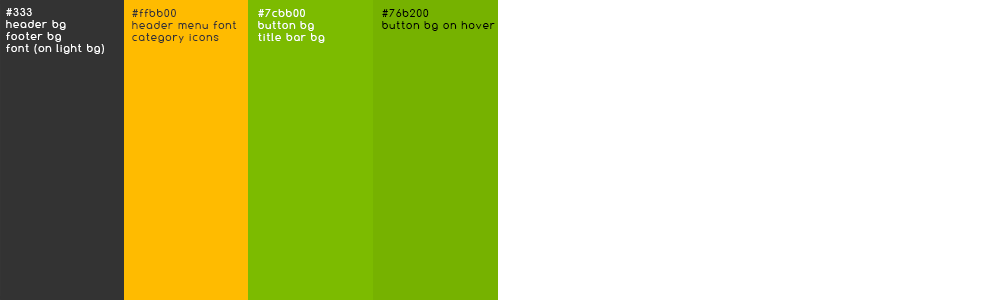
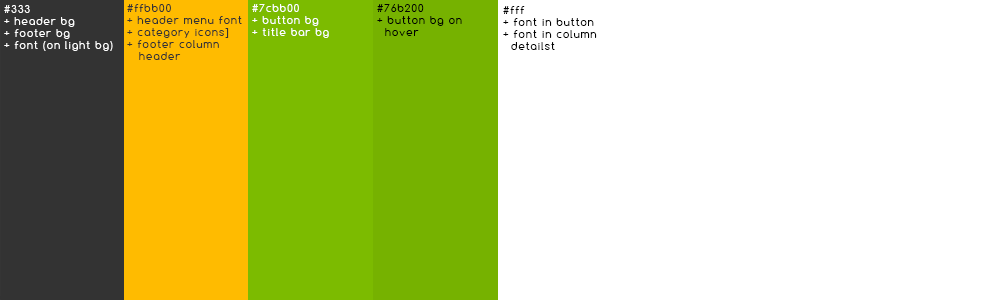
Layer changes from the first (1000, 300) image to the second:
renamed "#333 header bg footer bg font (on light bg)" to "#333 + header bg + footer bg + font (on light bg)", painted on it over [4, 5, 113, 54]
renamed "#ffbb00 header menu font category icons" to "#ffbb00 + header menu font + category icons] + footer column", painted on it over [127, 4, 242, 60]
renamed "#7cbb00 button bg title bar bg" to "#7cbb00 + button bg + title bar bg", painted on it over [252, 4, 329, 43]
renamed "#76b200 button bg on hover" to "#76b200 + button bg on hover", painted on it over [377, 4, 495, 36]
added layer "#fff + font in button + font in column detailst" above "Layer 2 copy 6" over [503, 6, 597, 50]
added layer "Layer 2 copy 6" above "Layer 2 copy 5" over [503, 6, 597, 50]
